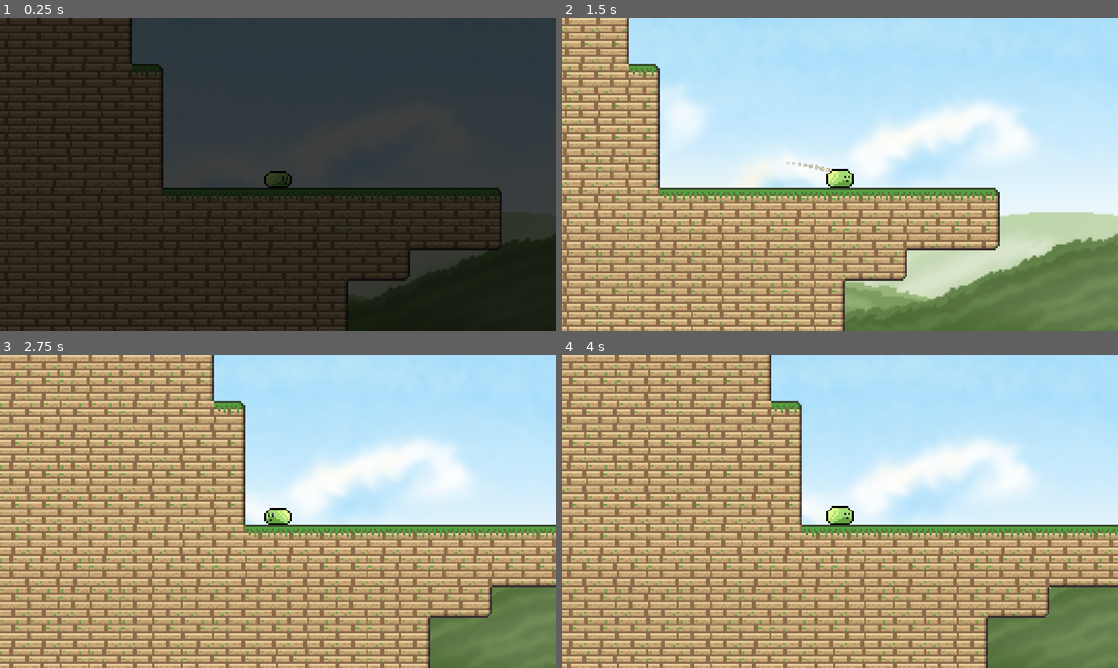
Above: before the commit, frames 1-4 (two rows, left to right).
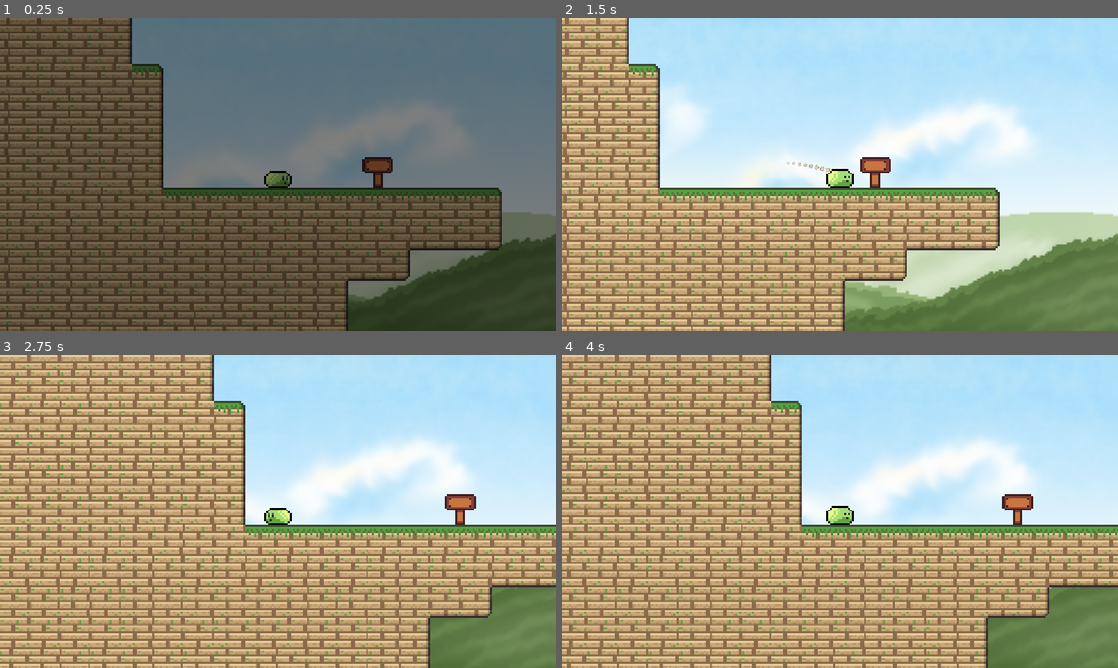
Above: after the commit, the same moments.

Repository: Trash-and-Co/bounce-back
Game: Godot game, scene res://scenes/levels/grassPlatues/stage1Tutorial.tscn
Same seed, same stepped clock (60 frames per second), same inputs: the game is played once before the commit and once after it. This scene is started directly instead of the project's main scene.
Inputs (mouse positions are in pixels of both pictures, inside the frame that each line leads up to):
- Up to frame 1 (0.25 s): no input
- Up to frame 2 (1.5 s): move the mouse to (962, 158) at 0.52 s; click (962, 158) at 0.67 s; drag from (728, 190) to (1112, 315) at 1.27 s
- Up to frame 3 (2.75 s): move the mouse to (333, 442) at 2.02 s; click (333, 442) at 2.17 s
- Up to frame 4 (4 s): drag from (812, 574) to (673, 464) at 2.77 s; move the mouse to (1006, 558) at 3.52 s; click (1006, 558) at 3.67 s

The runs differ from the first frame. In frame 1, 99% of the frame differs, in the area x 0-100%, y 0-100%; in frame 2, 0.4%; in frame 3, 0.4%; in frame 4, 0.4%.

Commit message:
prepare merge with voitkevics

Diff:
--- /dev/null
+++ b/objects/textSign/showSignText.gd
@@ -0,0 +1,18 @@
+extends Area2D
+
+@onready var text_box = $PanelContainer
+@onready var label: Label = $PanelContainer/Label
+@export_multiline var sign_text: String = "Read me!"
+
+func _ready():
+	text_box.hide()
+	label.text = sign_text
+
+func _on_body_entered(body):
+	if body is CharacterBody2D:
+		label.text = sign_text
+		text_box.show()
+
+func _on_body_exited(body):
+	if body is CharacterBody2D:
+		text_box.hide()
--- /dev/null
+++ b/objects/textSign/textSign.tscn
@@ -0,0 +1,59 @@
+[gd_scene format=3 uid="uid://ceyvhru8us3lt"]
+
+[ext_resource type="Texture2D" uid="uid://chsnm6y5jpp4m" path="res://assets/signs/sign.png" id="1_4dhng"]
+[ext_resource type="Script" uid="uid://bmiirogm307a6" path="res://objects/textSign/showSignText.gd" id="1_kg0er"]
+[ext_resource type="Texture2D" uid="uid://l6u8dtjxmb5y" path="res://assets/signs/woodenborder.png" id="3_cxy7i"]
+[ext_resource type="FontFile" uid="uid://4fox4h7hggqn" path="res://assets/fonts/Pixel Intv.otf" id="4_8nc25"]
+[ext_resource type="Texture2D" uid="uid://dfhabbw33negg" path="res://assets/signs/woodeninteral.png" id="4_lvqqh"]
+
+[sub_resource type="RectangleShape2D" id="RectangleShape2D_ah671"]
+size = Vector2(32, 42)
+
+[sub_resource type="StyleBoxTexture" id="StyleBoxTexture_k0rqn"]
+texture = ExtResource("3_cxy7i")
+texture_margin_left = 6.0
+texture_margin_top = 8.0
+texture_margin_right = 6.0
+texture_margin_bottom = 6.0
+axis_stretch_horizontal = 1
+axis_stretch_vertical = 1
+draw_center = false
+
+[node name="TextSign" type="Area2D" unique_id=1447238726]
+script = ExtResource("1_kg0er")
+
+[node name="Sprite2D" type="Sprite2D" parent="." unique_id=1017679153]
+texture_filter = 1
+texture = ExtResource("1_4dhng")
+
+[node name="CollisionShape2D" type="CollisionShape2D" parent="." unique_id=729336357]
+position = Vector2(0, 11)
+shape = SubResource("RectangleShape2D_ah671")
+
+[node name="PanelContainer" type="PanelContainer" parent="." unique_id=1250460558]
+texture_filter = 1
+offset_left = -224.0
+offset_top = -256.0
+offset_right = 224.0
+offset_bottom = -64.0
+theme_override_styles/panel = SubResource("StyleBoxTexture_k0rqn")
+
+[node name="TextureRect" type="TextureRect" parent="PanelContainer" unique_id=30339026]
+layout_mode = 2
+mouse_filter = 2
+texture = ExtResource("4_lvqqh")
+expand_mode = 2
+
+[node name="Label" type="Label" parent="PanelContainer" unique_id=1073807393]
+layout_mode = 2
+theme_override_colors/font_outline_color = Color(0, 0, 0, 1)
+theme_override_constants/outline_size = 7
+theme_override_fonts/font = ExtResource("4_8nc25")
+theme_override_font_sizes/font_size = 24
+text = "sign text!"
+horizontal_alignment = 1
+vertical_alignment = 1
+autowrap_mode = 3
+
+[connection signal="body_entered" from="." to="." method="_on_body_entered"]
+[connection signal="body_exited" from="." to="." method="_on_body_exited"]
--- a/objects/toggleSwitch/toggleSwitch.tscn
+++ b/objects/toggleSwitch/toggleSwitch.tscn
@@ -15,7 +15,7 @@
 [sub_resource type="RectangleShape2D" id="RectangleShape2D_fibik"]
 size = Vector2(45, 34)
 
-[node name="TextureButton" type="TextureButton" unique_id=100113984 node_paths=PackedStringArray("target_label")]
+[node name="TextureButton" type="TextureButton" unique_id=100113984]
 texture_filter = 1
 offset_left = 448.0
 offset_top = 440.0
@@ -26,7 +26,6 @@
 texture_pressed = SubResource("AtlasTexture_xywpq")
 stretch_mode = 0
 script = ExtResource("2_uersy")
-target_label = NodePath("")
 
 [node name="ToggleSound" type="AudioStreamPlayer" parent="." unique_id=962053696]
 stream = ExtResource("3_h3wyk")
--- a/scenes/levels/grassPlatues/stage1Tutorial.tscn
+++ b/scenes/levels/grassPlatues/stage1Tutorial.tscn
@@ -6,7 +6,7 @@
 [ext_resource type="Texture2D" uid="uid://b27jj1sq5tqs8" path="res://assets/signs/signright.png" id="4_i4qyp"]
 [ext_resource type="PackedScene" uid="uid://cuhxkjcj3memu" path="res://objects/checkpoint/checkpoint.tscn" id="4_w4rtc"]
 [ext_resource type="PackedScene" uid="uid://j8h0x4k13qop" path="res://enemies/deathTrigger/deathTrigger.tscn" id="5_w5pkf"]
-[ext_resource type="PackedScene" uid="uid://is5nhsfmoxgb" path="res://ui/fadeToBlack.tscn" id="6_w5pkf"]
+[ext_resource type="PackedScene" uid="uid://ceyvhru8us3lt" path="res://objects/textSign/textSign.tscn" id="7_jkjw4"]
 
 [node name="Stage1Tutorial" type="Node2D" unique_id=524240727]
 position = Vector2(-406, 228)
@@ -24,9 +24,10 @@
 texture = ExtResource("3_k2svq")
 
 [node name="Signright" type="Sprite2D" parent="." unique_id=834028234]
-position = Vector2(3127, -657)
-scale = Vector2(0.2, 0.2)
+position = Vector2(3138, -616)
+scale = Vector2(0.1, 0.1)
 texture = ExtResource("4_i4qyp")
+
 [node name="Checkpoint" parent="." unique_id=2017083346 instance=ExtResource("4_w4rtc")]
 position = Vector2(223, 352)
 
@@ -38,7 +39,22 @@
 position = Vector2(4, 4)
 scale = Vector2(20.4, 1)
 
-[node name="FadeToBlack" parent="." unique_id=364107224 instance=ExtResource("6_w5pkf")]
+[node name="TextSign" parent="." unique_id=1447238726 instance=ExtResource("7_jkjw4")]
+position = Vector2(574, 352)
+sign_text = "Drag your mouse to bounce around! Start by jumping over this hole."
+
+[node name="TextSign2" parent="." unique_id=1657833337 instance=ExtResource("7_jkjw4")]
+position = Vector2(2862, 352)
+sign_text = "The next section requires wall jumping to get up. Try it!"
+
+[node name="TextSign3" parent="." unique_id=1137256225 instance=ExtResource("7_jkjw4")]
+position = Vector2(4726, 356)
+sign_text = "Remember: don't always blindly jump in a pit!"
+
+[node name="TextSign4" parent="." unique_id=92719201 instance=ExtResource("7_jkjw4")]
+position = Vector2(4330, -1500)
+sign_text = "Collect the item to complete the level!
+P.S. Curiosity knows no bounds. Maybe take a look around a little?"
 
 [editable path="Player"]
 [editable path="DeathTrigger"]
--- a/scenes/levels/grassPlatues/stage2Spike.tscn
+++ b/scenes/levels/grassPlatues/stage2Spike.tscn
@@ -7,6 +7,7 @@
 [ext_resource type="Texture2D" uid="uid://3bw2ykdm8cj7" path="res://assets/SlimePlatformerAssets/SlimeIdle/slimeIdle1.png" id="5_a0gcg"]
 [ext_resource type="PackedScene" uid="uid://c7h32g5xrtmlf" path="res://enemies/spike/spike.tscn" id="6_a0gcg"]
 [ext_resource type="PackedScene" uid="uid://cuhxkjcj3memu" path="res://objects/checkpoint/checkpoint.tscn" id="7_hxciw"]
+[ext_resource type="PackedScene" uid="uid://ceyvhru8us3lt" path="res://objects/textSign/textSign.tscn" id="8_k0rqn"]
 
 [node name="Stage2Spike" type="Node2D" unique_id=965111673]
 
@@ -141,4 +142,8 @@
 [node name="Spike9" parent="." unique_id=391221291 instance=ExtResource("6_a0gcg")]
 position = Vector2(4640, 2656)
 
+[node name="TextSign" parent="." unique_id=1447238726 instance=ExtResource("8_k0rqn")]
+position = Vector2(1000, 800)
+sign_text = "Hello this is sign text."
+
 [editable path="Player"]
Binary file added: assets/signs/sign.png
Not shown, added: assets/signs/sign.png.import
Binary file added: assets/signs/woodenborder.png
Not shown, added: assets/signs/woodenborder.png.import
Binary file added: assets/signs/woodeninteral.png
Not shown, added: assets/signs/woodeninteral.png.import
Not shown, added: objects/textSign/showSignText.gd.uid
